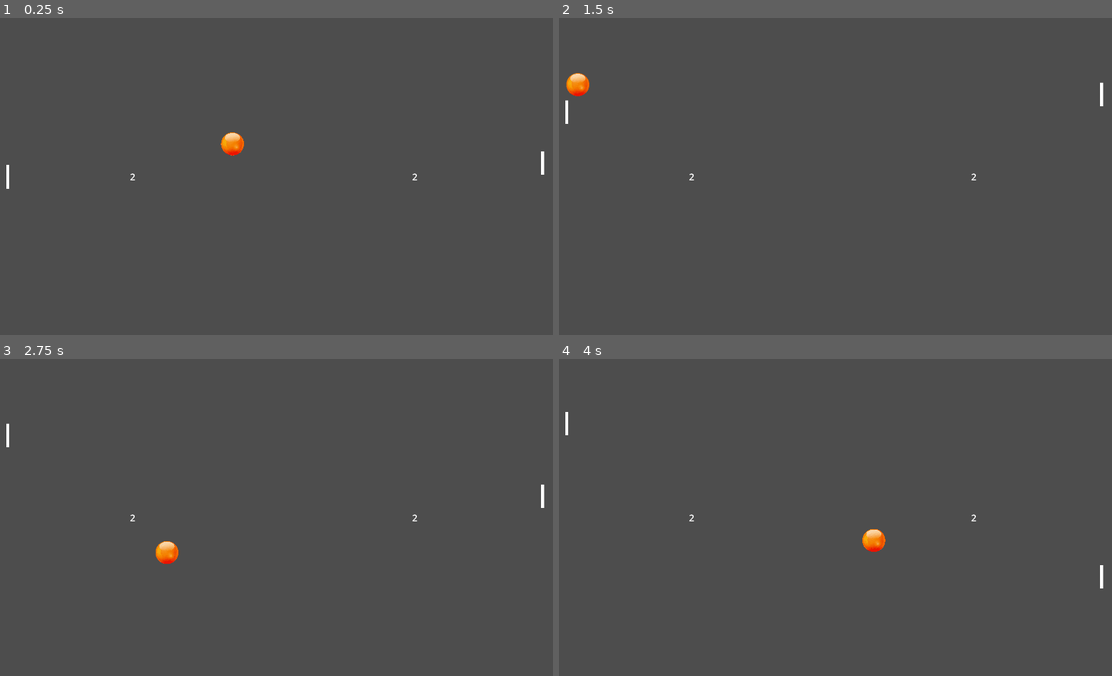
Above: before the commit, frames 1-4 (two rows, left to right).
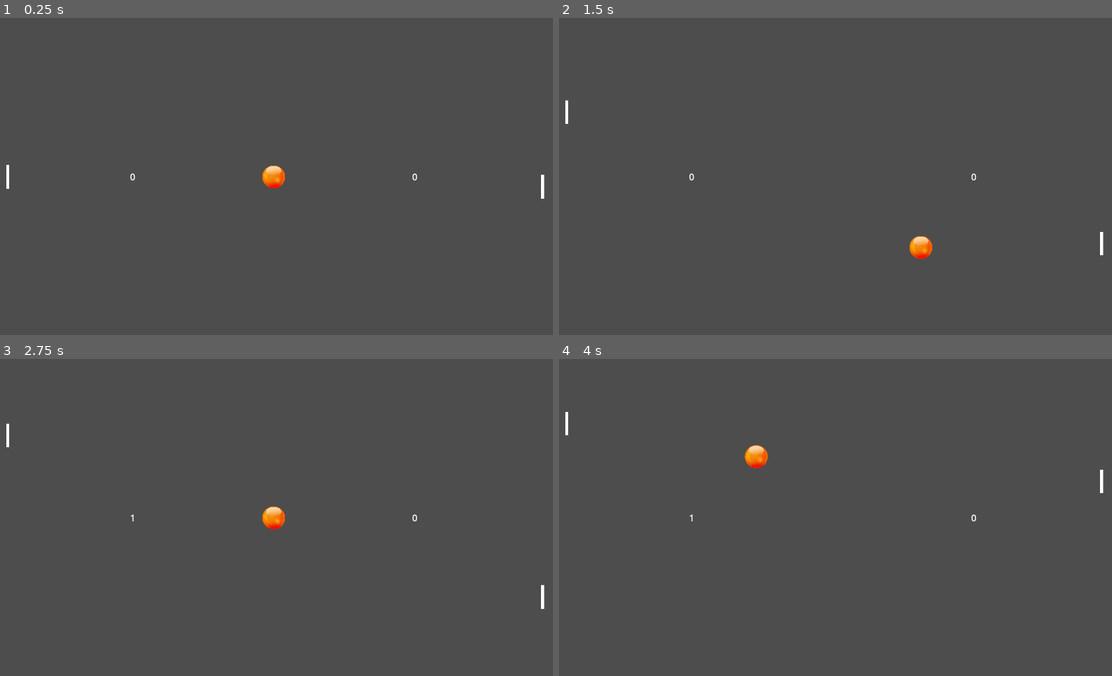
Above: after the commit, the same moments.

Repository: GabrielGallegosG/pong-in-godot
Game: Godot game, scene res://level.tscn
The game is run twice, just before and just after one commit, with the same random seed, the same clock (stepped at 60 frames per second) and the same inputs.
Inputs:
- Up to frame 1 (0.25 s): no input
- Up to frame 2 (1.5 s): hold Up (ui_up) 0.53-1.28 s; hold Down (ui_down) from 1.28 s (still down)
- Up to frame 3 (2.75 s): release Down (ui_down) at 2.03 s; hold Up (ui_up) from 2.03 s (still down)
- Up to frame 4 (4 s): release Up (ui_up) at 3.53 s; hold Down (ui_down) from 3.53 s (still down)

The runs differ from the first frame. In frame 1, 0.6% of the frame differs, in the area x 23-99%, y 36-58%; in frame 2, 0.6%, in the area x 1-99%, y 17-77%; in frame 3, 0.6%; in frame 4, 0.6%.

Commit message:
Timer, sound and export folder for web created

Diff:
--- a/ball.gd
+++ b/ball.gd
@@ -1,14 +1,17 @@
 extends CharacterBody2D
+class_name Ball
 
 var speed = 0
 var direction = Vector2.ZERO
 var is_moving = false
+@onready var timer = get_parent().find_child("RestartTimer")
 
 func _ready():
 	randomize()
 	reset_ball()
 
 func reset_ball():
+	timer.stop()
 	speed = 600
 	direction.x = [-1, 1][randi() % 2]
 	direction.y = [-0.8, 0.8][randi() % 2]
@@ -19,3 +22,8 @@
 		var collide = move_and_collide(speed * direction * delta);
 		if collide:
 			direction = direction.bounce(collide.get_normal());
+			$audioBounce.play()
+
+
+func _on_restart_timer_timeout():
+	reset_ball()
--- a/ball.tscn
+++ b/ball.tscn
@@ -1,7 +1,8 @@
-[gd_scene load_steps=4 format=3 uid="uid://cqqlpdk88u1k0"]
+[gd_scene load_steps=5 format=3 uid="uid://cqqlpdk88u1k0"]
 
 [ext_resource type="Script" path="res://ball.gd" id="1_d1out"]
 [ext_resource type="Texture2D" uid="uid://dbvm1qtybeyi4" path="res://Assets/ball.png" id="1_p8wpm"]
+[ext_resource type="AudioStream" uid="uid://dcpbwgma535xr" path="res://Assets/audioBounce.ogg" id="3_3kvg7"]
 
 [sub_resource type="CircleShape2D" id="CircleShape2D_sugbl"]
 radius = 391.0
@@ -15,3 +16,6 @@
 
 [node name="CollisionShape2D" type="CollisionShape2D" parent="."]
 shape = SubResource("CircleShape2D_sugbl")
+
+[node name="audioBounce" type="AudioStreamPlayer" parent="."]
+stream = ExtResource("3_3kvg7")
--- a/level.gd
+++ b/level.gd
@@ -2,6 +2,9 @@
 
 var playerScore = 0
 var opponentScore = 0
+
+func _ready():
+	_restart_game()
 
 func _process(delta):
 	$PlayerScore.text = str(playerScore)
@@ -11,14 +14,17 @@
 	$Ball.is_moving = false
 	$Ball.direction = Vector2.ZERO
 	$Ball.position = Vector2(960, 540)
-	$Ball.reset_ball()
+	#$Ball.reset_ball()
+	$RestartTimer.start()
 
 
 func _on_players_arch_body_entered(body):
-	opponentScore += 1
-	_restart_game()
+	if body is Ball:
+		opponentScore += 1
+		_restart_game()
 
 
 func _on_enemys_arch_2_body_entered(body):
-	playerScore += 1
-	_restart_game()
+	if body is Ball:
+		playerScore += 1
+		_restart_game()
--- a/level.tscn
+++ b/level.tscn
@@ -71,5 +71,8 @@
 horizontal_alignment = 1
 vertical_alignment = 1
 
+[node name="RestartTimer" type="Timer" parent="."]
+
 [connection signal="body_entered" from="Player\'sArch" to="." method="_on_players_arch_body_entered"]
 [connection signal="body_entered" from="Enemy\'sArch2" to="." method="_on_enemys_arch_2_body_entered"]
+[connection signal="timeout" from="RestartTimer" to="Ball" method="_on_restart_timer_timeout"]
--- a/project.godot
+++ b/project.godot
@@ -13,7 +13,7 @@
 config/name="Pong"
 run/main_scene="res://level.tscn"
 config/features=PackedStringArray("4.2", "GL Compatibility")
-config/icon="res://icon.svg"
+config/icon="res://Assets/ball.png"
 
 [display]
 
Not shown, added: Assets/audioBounce.ogg.import
Binary file added: dist/index.apple-touch-icon.png
Not shown, added: dist/index.apple-touch-icon.png.import
Binary file added: dist/index.icon.png
Not shown, added: dist/index.icon.png.import
Binary file added: dist/index.png
Not shown, added: dist/index.png.import
Not shown, added: export_presets.cfg
Not shown, added: Assets/audioBounce.ogg
Not shown, added: dist/index.audio.worklet.js
Not shown, added: dist/index.html
Not shown, added: dist/index.js
(and 4 more such lines)
